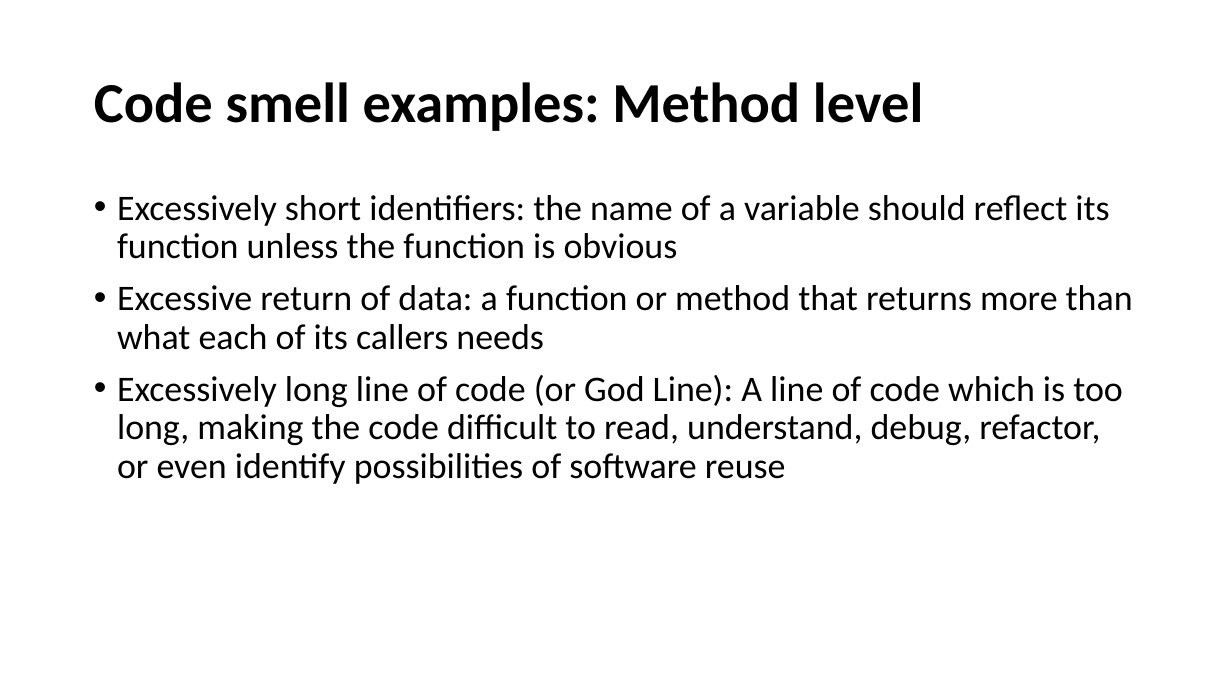
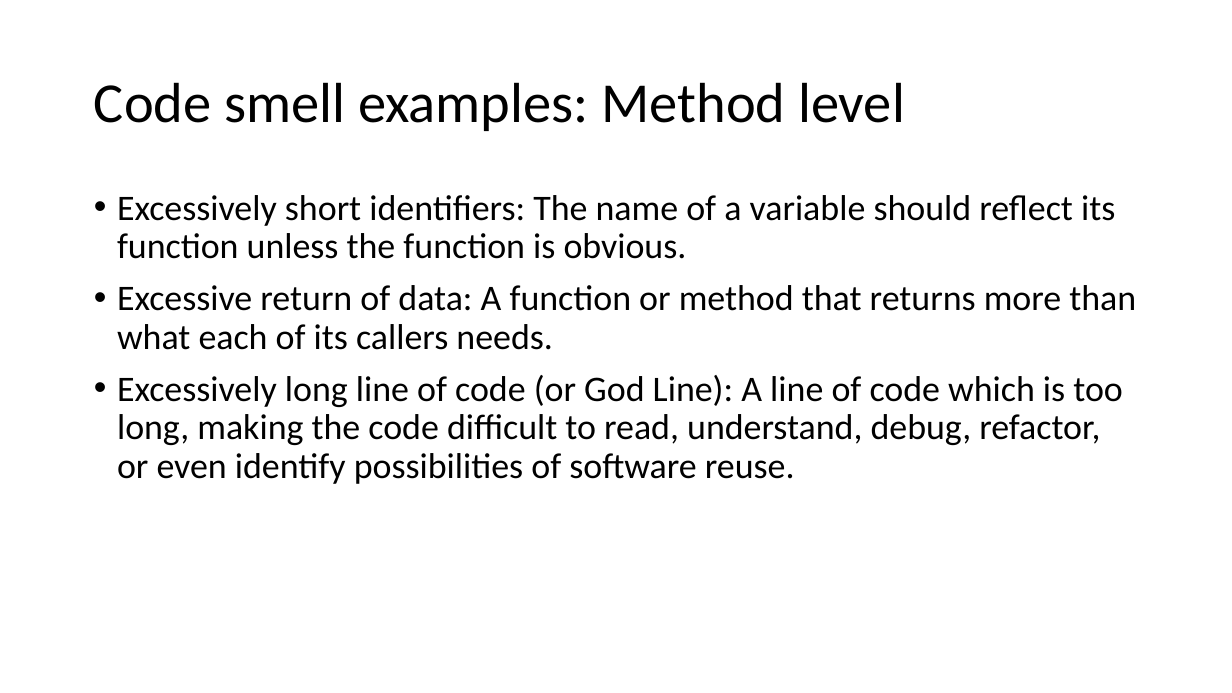
Before and after one commit to cebartling/test-driven, a slide deck: slide 8 of presentations/Code Smells.pptx. Drawn at 1232x693 pixels with LibreOffice and Linux fonts; fonts in the diff are those of the drawing. Boxes give left, top, right and bottom in pixels: in the first picture for what was removed or moved away, otherwise in the second. Text is boxed around its words. In the diff, an @@ line names an element or a change of style, - is before the commit and + after.

Commit message:
Code smells and SOLID Design Principles presentations final cut

```diff
--- a/presentations/Code Smells.pptx
+++ b/presentations/Code Smells.pptx
@@ title "Code smell examples: Method level" at [94,82,905,131]: bold off @@
@@ text at [117,195,1136,484]: text changed @@
-• Excessively short identifiers: the name of a variable should reflect its function unless the function is obvious
-• Excessive return of data: a function or method that returns more than what each of its callers needs
-• Excessively long line of code (or God Line): A line of code which is too long, making the code difficult to read, understand, debug, refactor, or even identify possibilities of software reuse
+• Excessively short identifiers: The name of a variable should reflect its function unless the function is obvious.
+• Excessive return of data: A function or method that returns more than what each of its callers needs.
+• Excessively long line of code (or God Line): A line of code which is too long, making the code difficult to read, understand, debug, refactor, or even identify possibilities of software reuse.
```
Also in this commit, not shown: 7 other slides changed, 1 other file.
